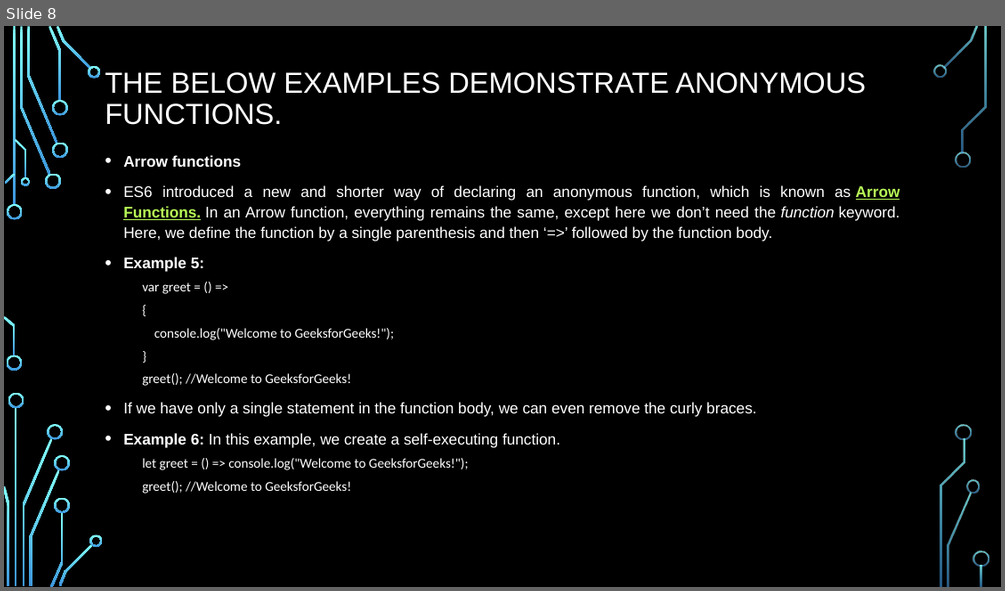
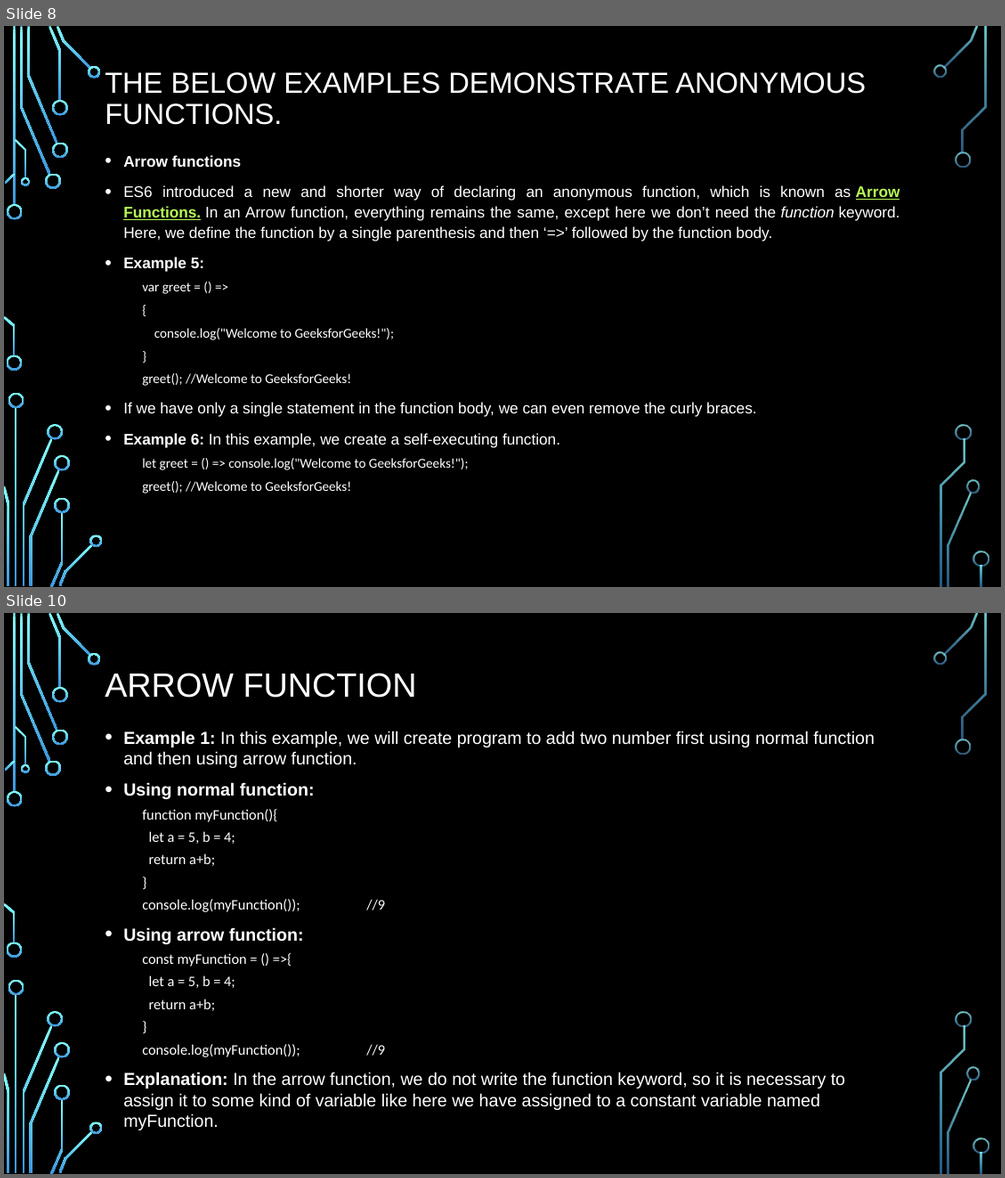
Before and after one commit to PramodJana/JavaScript, a slide deck: GFG JS Course Curriculam/Articles/003 Funtional Programming.pptx. Shown one above the other, each under a label of ours: slide 8 before the commit, slides 8 and 10 after it; the slides between them are not shown. The pictures are 1005x591 and 1005x1178 pixels, drawn with LibreOffice and Linux fonts; fonts in the diff are those of the drawing; background and template pictures are left out. Boxes give left, top, right and bottom in pixels: in the first picture for what was removed or moved away, otherwise in the second. Text is boxed around its words. In the diff, an @@ line names an element or a change of style, - is before the commit and + after.

```diff
--- a/GFG JS Course Curriculam/Articles/003 Funtional Programming.pptx
+++ b/GFG JS Course Curriculam/Articles/003 Funtional Programming.pptx
@@ slide 10 added at bbox=[4, 613, 1001, 1174], background picture (left out); not listed: 36 template elements that a slide beside it also shows @@
@@ title added at bbox=[105, 673, 417, 698], 32.4 pt, text #FFFFFF @@
+ARROW FUNCTION
@@ text added at bbox=[123, 730, 874, 1130], 16.8 pt, text #FFFFFF @@
+• Example 1: In this example, we will create program to add two number first using normal function and then using arrow function.
+• Using normal function:
+  function myFunction(){
+  let a = 5, b = 4;
+  return a+b;
+  }
+  console.log(myFunction()); //9
+• Using arrow function:
+  const myFunction = () =>{
+  let a = 5, b = 4;
+  return a+b;
+  }
+  console.log(myFunction()); //9
+• Explanation: In the arrow function, we do not write the function keyword, so it is necessary to assign it to some kind of variable like here we have assigned to a constant variable named myFunction.
```
Also in this commit, not shown: 7 other slides added, 8 slides removed.
